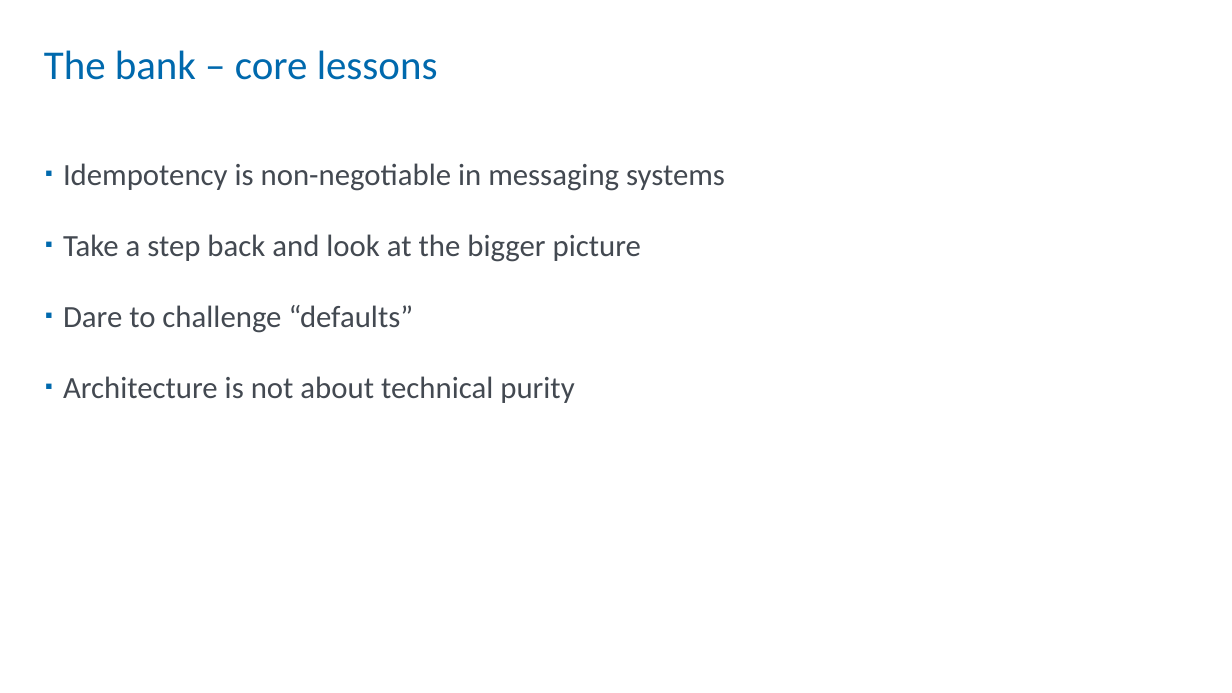
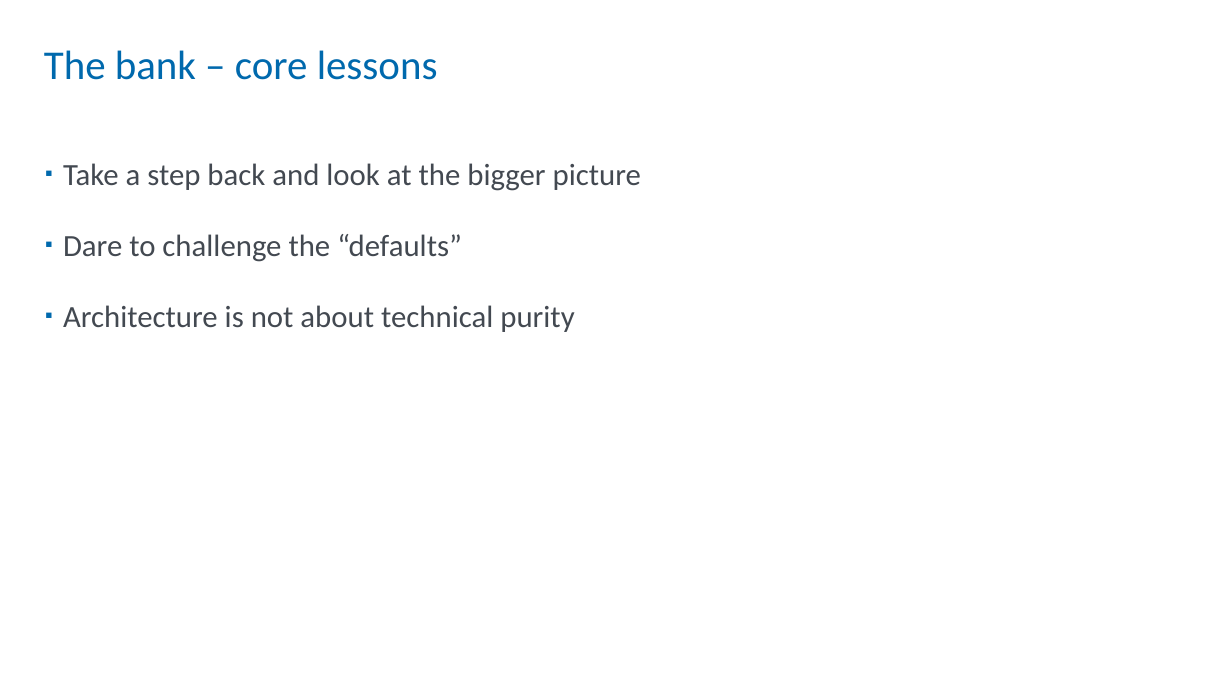
Before and after one commit to StevenHillaert/talk-devdays-2026, a slide deck: slide 21 of Roast my design decisions.pptx. Drawn at 1232x693 pixels with LibreOffice and Linux fonts; fonts in the diff are those of the drawing. Boxes give left, top, right and bottom in pixels: in the first picture for what was removed or moved away, otherwise in the second. Text is boxed around its words. In the diff, an @@ line names an element or a change of style, - is before the commit and + after.

```diff
--- a/Roast my design decisions.pptx
+++ b/Roast my design decisions.pptx
@@ text at (63,163,725,191): paragraph removed @@
-▪ Idempotency is non-negotiable in messaging systems
@@ text at (63,234,462,262): text changed @@
-▪ Dare to challenge “defaults”
+▪ Dare to challenge the “defaults”
```
Also in this commit, not shown: 4 other slides changed, 1 other file.
